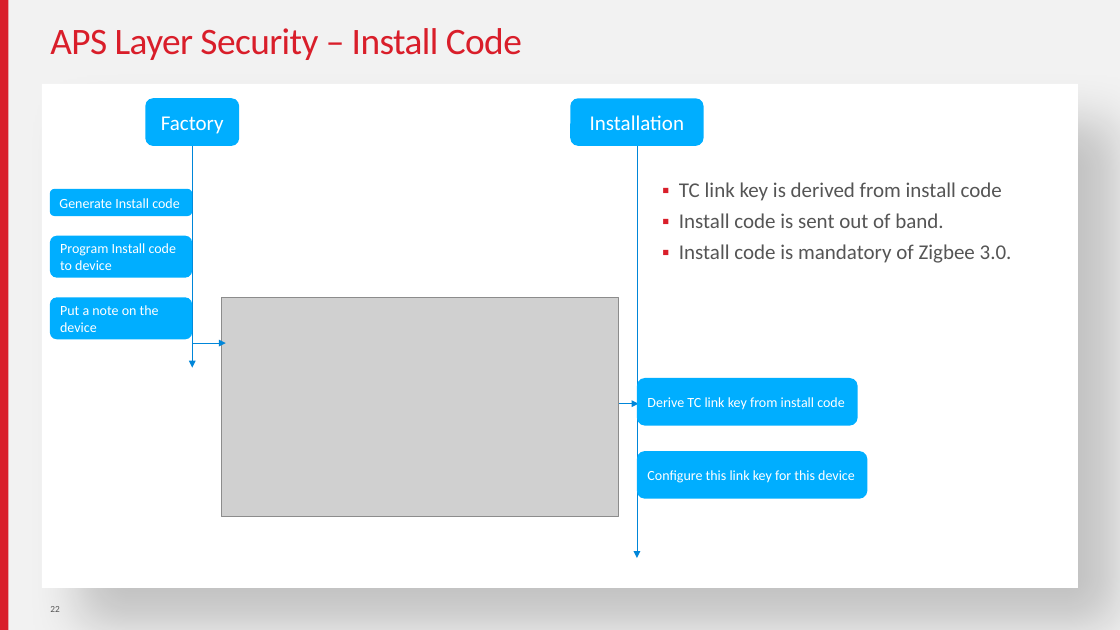
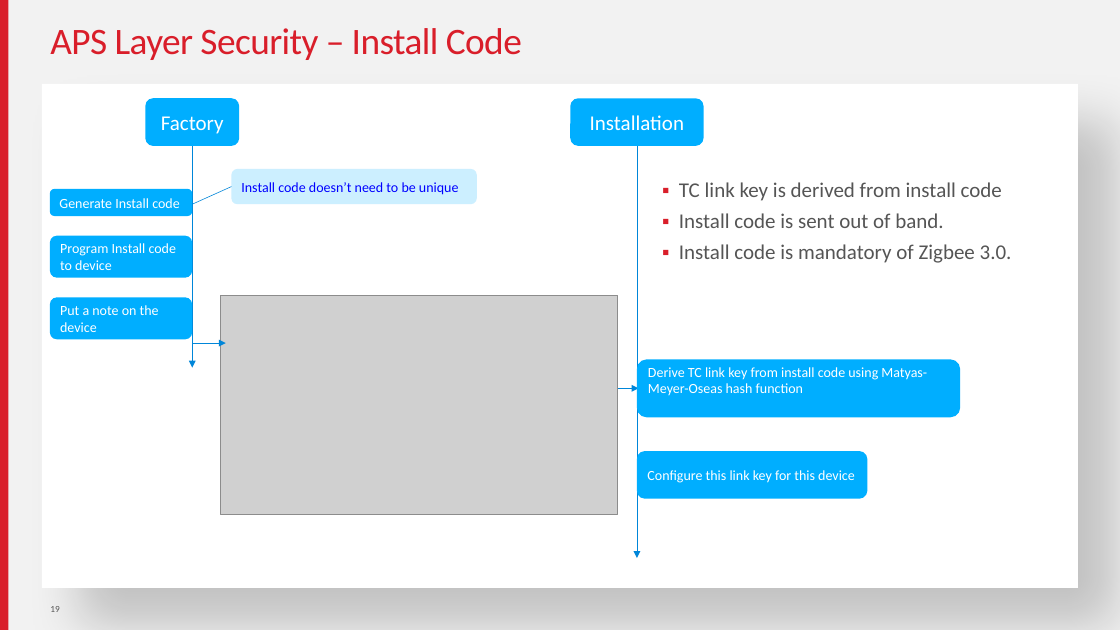
Before and after one commit to MarkDing/IoT-Developer-Boot-Camp-Wiki, a slide deck: slide 19 of files/ZB-2019Q4-ZMGC-Training/source/Zigbee-Basic.pptx (slide 22 before the commit). Drawn at 1120x630 pixels with LibreOffice and Linux fonts; fonts in the diff are those of the drawing; grey boxes stand for pictures. Boxes give left, top, right and bottom in pixels: in the first picture for what was removed or moved away, otherwise in the second. Text is boxed around its words. In the diff, an @@ line names an element or a change of style, - is before the commit and + after.

```diff
--- a/files/ZB-2019Q4-ZMGC-Training/source/Zigbee-Basic.pptx
+++ b/files/ZB-2019Q4-ZMGC-Training/source/Zigbee-Basic.pptx
@@ rounded rectangle added at box(232, 169, 477, 204), fill #CCEFFF, 12 pt, text #0000FF @@
+Install code doesn’t need to be unique
@@ line added from (192, 204) to (232, 187), #0086D9 0.5 pt @@
@@ arrow moved from (599, 404) - (639, 404) to (599, 388) - (639, 388) @@
@@ rounded rectangle "Derive TC link key from ...": place and size @@
-rounded rectangle "Derive TC link key from ..." at box(637, 378, 858, 426)
+rounded rectangle "Derive TC link key from ..." at box(637, 360, 960, 418)
@@ text in rounded rectangle at box(648, 367, 927, 396): text changed @@
-Derive TC link key from install code
+Derive TC link key from install code using Matyas-Meyer-Oseas hash function
```
Also in this commit, not shown: 7 other slides changed, 2 slides added, 5 slides removed, 12 other files.
